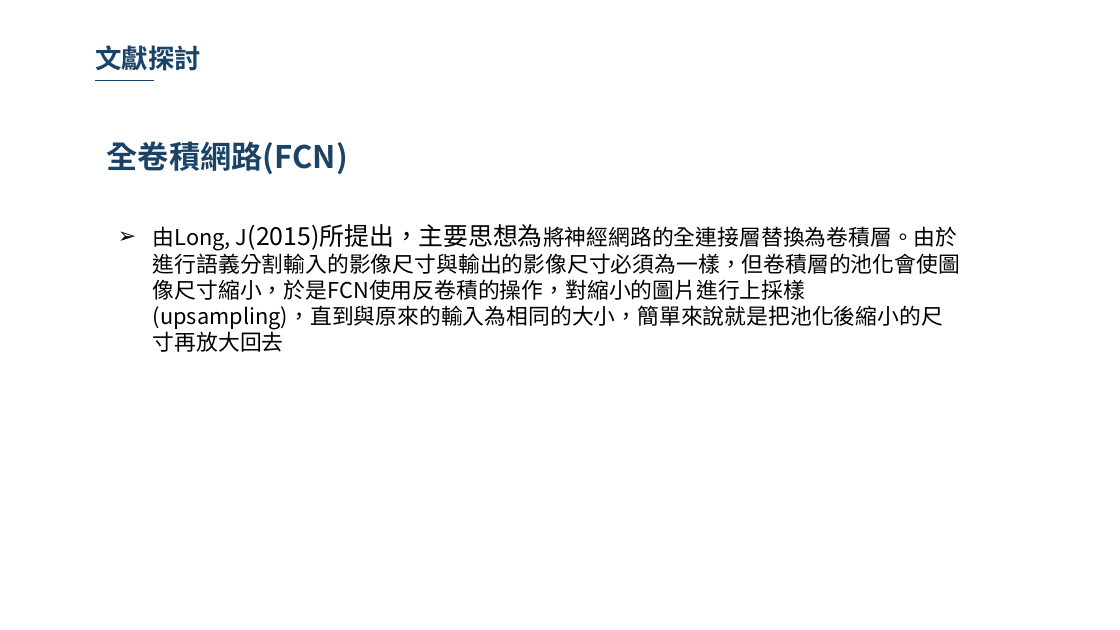
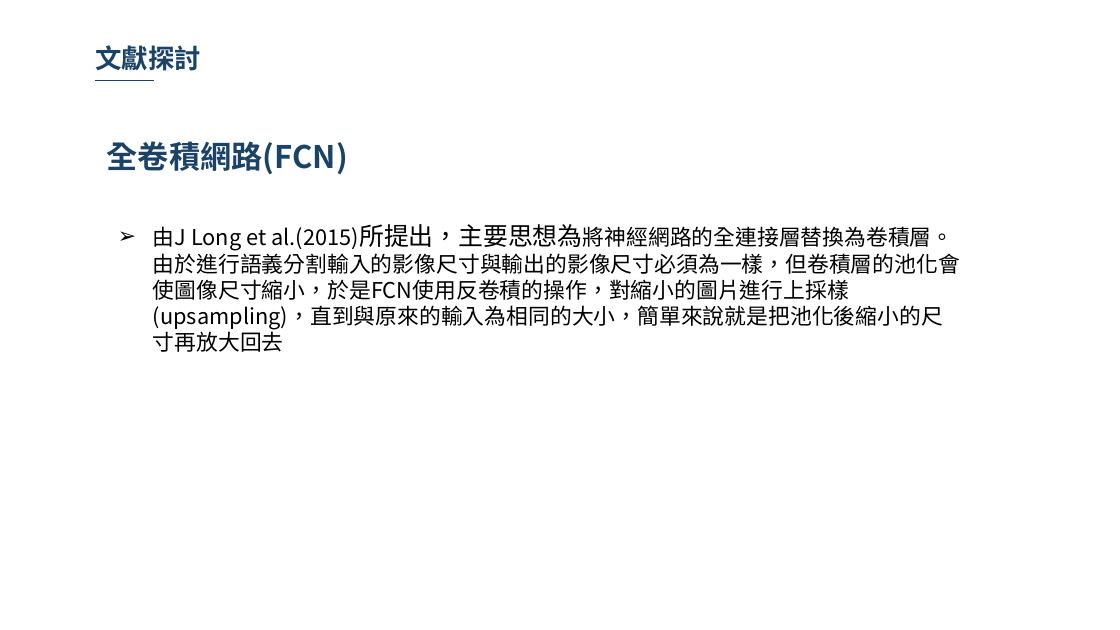
Before and after one commit to 10994015/paper, a slide deck: slide 14 of 論文/論文初審.pptx. Drawn at 1120x630 pixels with LibreOffice and Linux fonts; fonts in the diff are those of the drawing; background and template pictures are left out. Boxes give left, top, right and bottom in pixels: in the first picture for what was removed or moved away, otherwise in the second. Text is boxed around its words. In the diff, an @@ line names an element or a change of style, - is before the commit and + after.

```diff
--- a/論文/論文初審.pptx
+++ b/論文/論文初審.pptx
@@ text at box(153, 224, 960, 352): text changed @@
-➢ 由Long, J(2015)所提出，主要思想為將神經網路的全連接層替換為卷積層。由於進行語義分割輸入的影像尺寸與輸出的影像尺寸必須為一樣，但卷積層的池化會使圖像尺寸縮小，於是FCN使用反卷積的操作，對縮小的圖片進行上採樣(upsampling)，直到與原來的輸入為相同的大小，簡單來說就是把池化後縮小的尺寸再放大回去
+➢ 由J Long et al.(2015)所提出，主要思想為將神經網路的全連接層替換為卷積層。由於進行語義分割輸入的影像尺寸與輸出的影像尺寸必須為一樣，但卷積層的池化會使圖像尺寸縮小，於是FCN使用反卷積的操作，對縮小的圖片進行上採樣(upsampling)，直到與原來的輸入為相同的大小，簡單來說就是把池化後縮小的尺寸再放大回去
```
Also in this commit, not shown: 4 other files.
